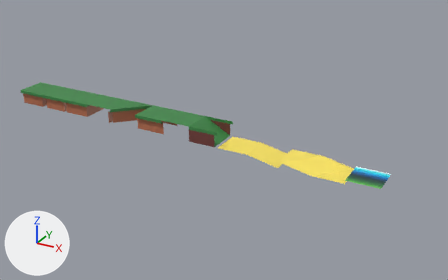
One commit to the COLLADA model Resources/Tiles.dae: the scene before it, then after it.
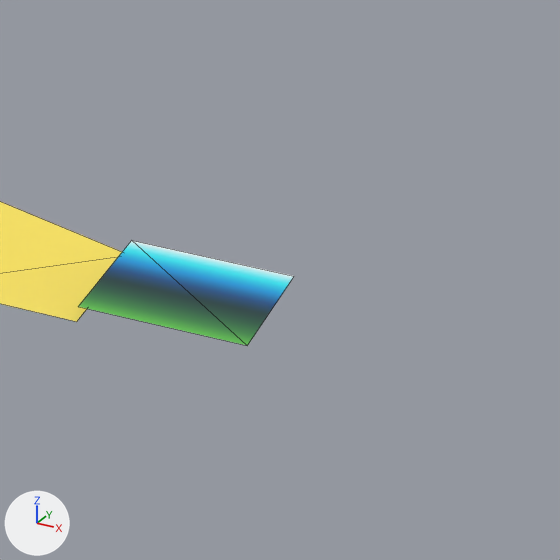
There are two pictures of each version: one whole from a 50 mm camera at (18.78, -31.67, 14.46) aimed at (1.57, -0.38, -1.19), one close up on the part from 73% to 100% of the width and 41% to 84% of the height. The lights are fixed; the arrows at lower left show +X, +Y and +Z. The close-ups show mesh edges as thin lines.

Objects in the first close-up: 'Sand_Diagonal_2', 'Water'.
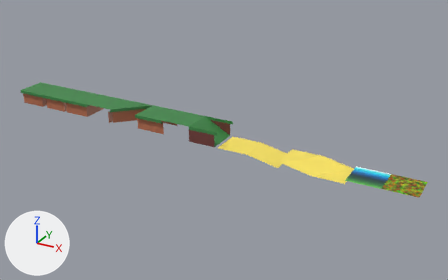
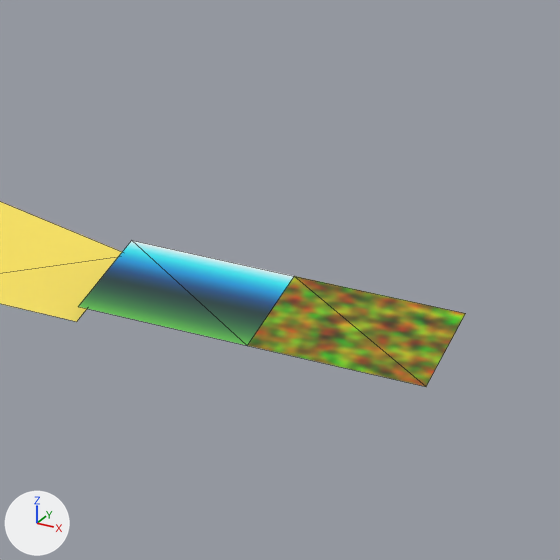
The change, as a diff of the scene's bpy script:
```diff
--- a/Resources/Tiles.dae.py
+++ b/Resources/Tiles.dae.py
@@ img_texture_rg_png @@
+img_texture_rg_png = load_image('Texture_RG.png', 'Texture_RG.png', 128, 128, 'sRGB')
@@ mat_material_rg @@
+mat_material_rg = principled_material('Material_RG')
+mat_material_rg.texture = img_texture_rg_png
@@ me_plane @@
+me_plane.from_pydata(...)  # 4 vertices, 2 faces; spans x -1.0..1.0, y -1.0..1.0, z 0.0
+me_plane.materials.append(mat_material_rg)  # picture img_texture_rg_png
@@ ob_water2 @@
+ob_water2 = bpy.data.objects.new('Water2', me_plane)
+ob_water2.location = (13.0, -1.0, -1.2)
```

Boxes [x1, y1, x2, y2] around the edits, measured in the close-ups (560 x 560 px):
'Water2', added
    after: [248, 276, 466, 387]
